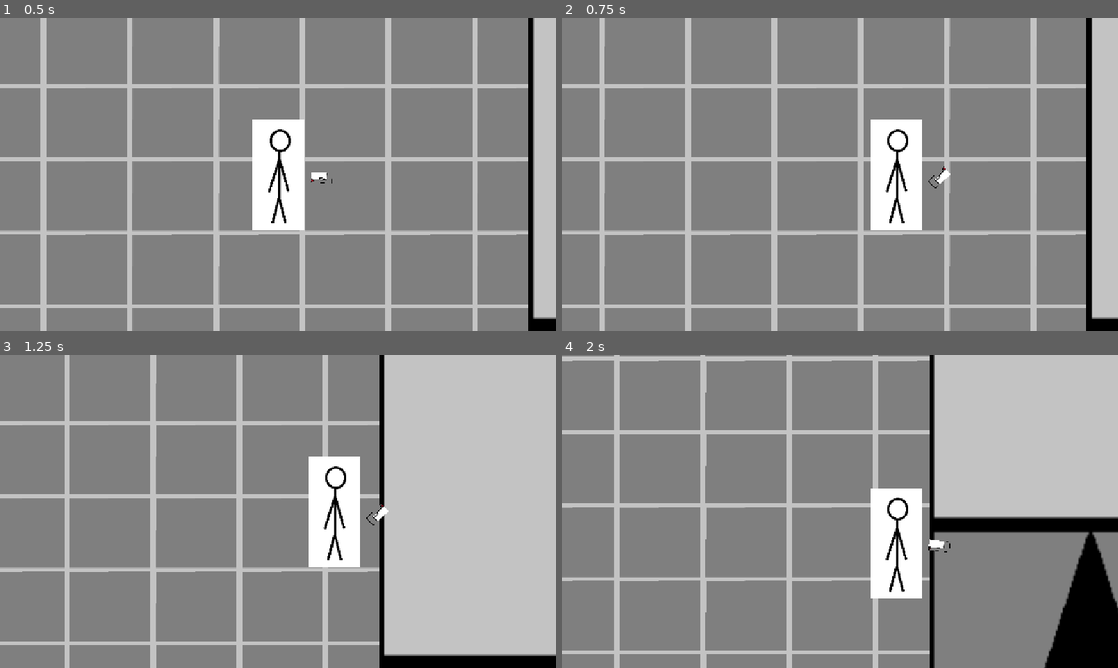
Above: before the commit, frames 1-4 (two rows, left to right).
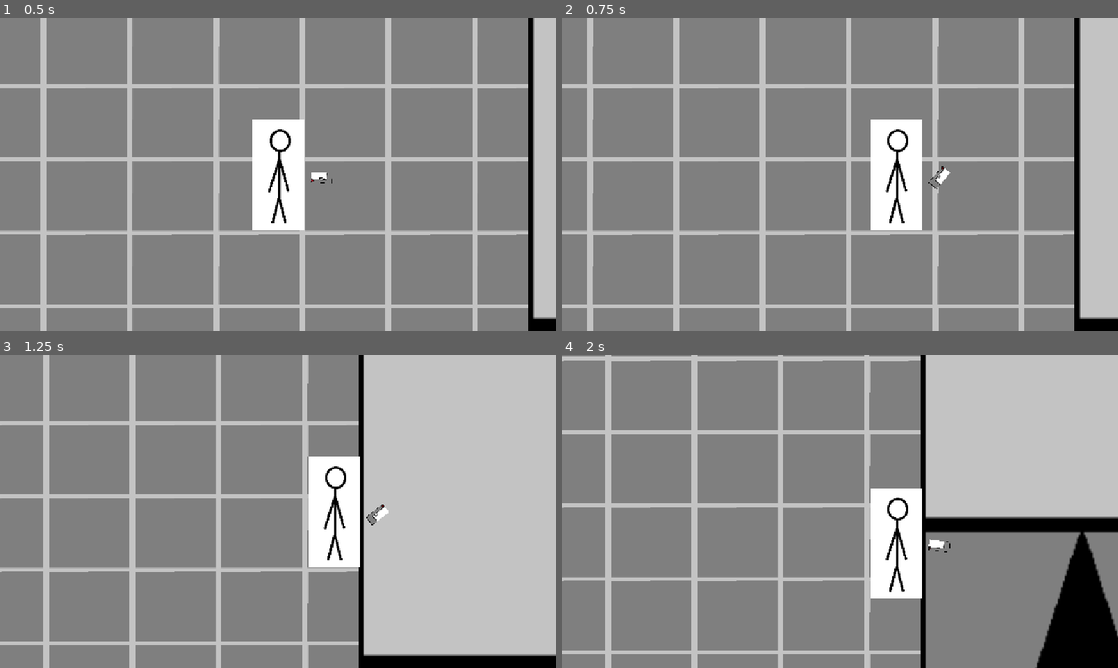
Above: after the commit, the same moments.

Repository: Operr-Omucc/bizo
Game: Godot game, scene res://mundo.tscn
Same seed, same stepped clock (60 frames per second), same inputs: the game is played once before the commit and once after it.
Inputs (mouse positions are in pixels of both pictures, inside the frame that each line leads up to):
- Up to frame 1 (0.5 s): no input
- Up to frame 2 (0.75 s): tap Enter at 0.5 s; move the mouse to (962, 158) at 0.52 s; hold D (Derecha) from 0.53 s (still down); tap Shift (Dash) at 0.6 s
- Up to frame 3 (1.25 s): keep holding D (Derecha)
- Up to frame 4 (2 s): move the mouse to (728, 527) at 1.27 s; release D (Derecha) at 1.28 s; hold S (Abajo) from 1.28 s (still down); click (728, 527) at 1.35 s

Frame 1 is identical in both runs. In frame 2, 15% of the frame differs, in the area x 4-96%, y 0-100%; in frame 3, 12%; in frame 4, 11%.

Commit message:
Upd 7/3
Monedas añadidas

Diff:
--- a/Escenas/arma.tscn
+++ b/Escenas/arma.tscn
@@ -1,6 +1,6 @@
 [gd_scene load_steps=4 format=3 uid="uid://s344qxt8ci67"]
 
-[ext_resource type="Script" uid="uid://cul31yd00pbl8" path="res://arma.gd" id="1_go1l7"]
+[ext_resource type="Script" uid="uid://cul31yd00pbl8" path="res://Scripts/arma.gd" id="1_go1l7"]
 [ext_resource type="Texture2D" uid="uid://b30jd6r0h1uy7" path="res://Sprites/Arma.png" id="2_00gnc"]
 
 [sub_resource type="RectangleShape2D" id="RectangleShape2D_yua7b"]
--- a/Escenas/enemigo.tscn
+++ b/Escenas/enemigo.tscn
@@ -7,13 +7,16 @@
 size = Vector2(18.7757, 19.7045)
 
 [sub_resource type="RectangleShape2D" id="RectangleShape2D_24lda"]
-size = Vector2(20, 19.0911)
+size = Vector2(20, 19.8566)
 
 [node name="Enemigo" type="CharacterBody2D"]
 scale = Vector2(0.233266, 0.282042)
 collision_layer = 3
 collision_mask = 3
 script = ExtResource("1_24lda")
+
+[node name="NavigationAgent2D" type="NavigationAgent2D" parent="."]
+path_postprocessing = 1
 
 [node name="Enemigo" type="Sprite2D" parent="."]
 position = Vector2(2, 1)
@@ -29,7 +32,7 @@
 collision_mask = 3
 
 [node name="CollisionShape2D" type="CollisionShape2D" parent="Area2D"]
-position = Vector2(0, 1.49998)
+position = Vector2(0, 1.77278)
 scale = Vector2(26.7602, 40.1758)
 shape = SubResource("RectangleShape2D_24lda")
 
--- /dev/null
+++ b/Escenas/moneda.gd
@@ -0,0 +1,6 @@
+extends StaticBody2D
+
+func _on_area_2d_body_entered(body: Node2D) -> void:
+	if body.is_in_group("personaje"):
+		body.money += 1
+		queue_free()
--- /dev/null
+++ b/Escenas/moneda.tscn
@@ -0,0 +1,29 @@
+[gd_scene load_steps=5 format=3 uid="uid://b47o0srcpivqu"]
+
+[ext_resource type="Texture2D" uid="uid://u2h1aq6t35l7" path="res://Sprites/moneda.png" id="1_k7ceu"]
+[ext_resource type="Script" uid="uid://bjmt0ym25uaf2" path="res://Escenas/moneda.gd" id="1_n1bbm"]
+
+[sub_resource type="CircleShape2D" id="CircleShape2D_n1bbm"]
+radius = 44.1022
+
+[sub_resource type="CircleShape2D" id="CircleShape2D_ypqmy"]
+radius = 44.0
+
+[node name="Moneda" type="StaticBody2D"]
+script = ExtResource("1_n1bbm")
+
+[node name="CollisionShape2D" type="CollisionShape2D" parent="."]
+shape = SubResource("CircleShape2D_n1bbm")
+
+[node name="Moneda" type="Sprite2D" parent="."]
+position = Vector2(-6.10352e-05, -1.52588e-05)
+scale = Vector2(0.134109, 0.146067)
+texture = ExtResource("1_k7ceu")
+
+[node name="Area2D" type="Area2D" parent="."]
+scale = Vector2(1.20729, 1.09541)
+
+[node name="CollisionShape2D" type="CollisionShape2D" parent="Area2D"]
+shape = SubResource("CircleShape2D_ypqmy")
+
+[connection signal="body_entered" from="Area2D" to="." method="_on_area_2d_body_entered"]
--- a/Escenas/personaje.tscn
+++ b/Escenas/personaje.tscn
@@ -4,7 +4,7 @@
 [ext_resource type="Texture2D" uid="uid://d18t00yxsu617" path="res://Sprites/personaje.png" id="1_ly3pf"]
 
 [sub_resource type="RectangleShape2D" id="RectangleShape2D_0a5x8"]
-size = Vector2(108, 228)
+size = Vector2(99.1894, 212.332)
 
 [node name="Personaje" type="CharacterBody2D"]
 script = ExtResource("1_0a5x8")
@@ -13,6 +13,8 @@
 texture = ExtResource("1_ly3pf")
 
 [node name="CollisionShape2D" type="CollisionShape2D" parent="."]
+position = Vector2(0, 0.500003)
+scale = Vector2(1.02396, 1.04627)
 shape = SubResource("RectangleShape2D_0a5x8")
 
 [node name="Camera2D" type="Camera2D" parent="."]
--- a/Scripts/enemigo.gd
+++ b/Scripts/enemigo.gd
@@ -1,9 +1,36 @@
 extends CharacterBody2D
+@onready var navigation_agent: NavigationAgent2D = $NavigationAgent2D
+@onready var target=%Personaje
+@onready var coin=preload("res://Escenas/moneda.tscn")
+
+var speed=150
+
+func _ready() -> void:
+	set_physics_process(false)
+	call_deferred("wait_for_physics")
+
+func wait_for_physics():
+	await get_tree().physics_frame
+	set_physics_process(true)
 
 #Funcion para eliminar personaje + deteccion de colision con bala
 func _on_area_2d_body_entered(body):
 	if body.name=="Personaje":
 		body.queue_free()
 	elif body.is_in_group("bala"):
-		queue_free()
-		body.queue_free()
+		var coin_instance = coin.instantiate()
+		coin_instance.add_to_group("coins")
+		coin_instance.position = global_position
+
+		get_parent().call_deferred("add_child", coin_instance)  # safe add
+		call_deferred("queue_free")  # safely delete self
+		body.call_deferred("queue_free")  # safely delete bullet
+
+#funcion que se ejecuta cada segundo, funciona tambien para detectar la posicion del jugador y perseguirlo
+func _physics_process(_delta):
+	if target!=null:
+		if navigation_agent.is_navigation_finished() and target.global_position==navigation_agent.target_position:
+			return
+		navigation_agent.target_position = target.global_position
+		velocity = global_position.direction_to(navigation_agent.get_next_path_position()) * speed
+	move_and_slide()
--- a/Scripts/personaje.gd
+++ b/Scripts/personaje.gd
@@ -3,10 +3,11 @@
 @onready var personaje = %Personaje
 var speed = 500
 var cooldown:bool = true
-
+var money:int
 
 #Movimiento basico
 func _physics_process(_delta):
+	personaje.add_to_group("personaje")
 	var direccion = Input.get_vector("Izquierda","Derecha","Arriba","Abajo")
 	velocity = direccion * speed
 	if Input.is_action_just_pressed("Dash") && cooldown:
--- a/mundo.tscn
+++ b/mundo.tscn
@@ -6,26 +6,33 @@
 [ext_resource type="PackedScene" uid="uid://s344qxt8ci67" path="res://Escenas/arma.tscn" id="4_aou4a"]
 [ext_resource type="PackedScene" uid="uid://cywd45tc337tm" path="res://Escenas/enemigo.tscn" id="4_otwa2"]
 
+[sub_resource type="NavigationPolygon" id="NavigationPolygon_aou4a"]
+vertices = PackedVector2Array(-238.922, 816.852, 1025.95, 1315.2, -1572.01, 1315.99, -363.078, 816.852, -1573.52, -67.8203, -1127.88, -67.8203, -363.078, -1035.8, -1127.88, -1409.13, 1025.95, -1409.79, -238.922, -1035.8)
+polygons = Array[PackedInt32Array]([PackedInt32Array(0, 1, 2, 3), PackedInt32Array(3, 2, 4, 5), PackedInt32Array(6, 3, 5, 7), PackedInt32Array(6, 7, 8, 9), PackedInt32Array(8, 1, 0, 9)])
+outlines = Array[PackedVector2Array]([PackedVector2Array(-1585, -1419, 1674, -1420, 1674, 1325, -1582, 1326)])
+
 [node name="Mundo" type="Node2D"]
 
 [node name="Reparo-ejeY" type="Node" parent="."]
 
-[node name="Escenario" type="Node" parent="Reparo-ejeY"]
-
-[node name="Piso" parent="Reparo-ejeY/Escenario" instance=ExtResource("1_fw4w5")]
+[node name="Piso" parent="Reparo-ejeY" instance=ExtResource("1_fw4w5")]
 position = Vector2(29, -47)
 scale = Vector2(6.53296, 5.81519)
 
-[node name="Pared2" parent="Reparo-ejeY/Escenario" instance=ExtResource("3_fw4w5")]
+[node name="Navegacion+paredes" type="NavigationRegion2D" parent="Reparo-ejeY"]
+navigation_polygon = SubResource("NavigationPolygon_aou4a")
+
+[node name="Pared2" parent="Reparo-ejeY/Navegacion+paredes" instance=ExtResource("3_fw4w5")]
 position = Vector2(1371, -43)
 scale = Vector2(3.60264, 5.97552)
 
-[node name="Pared" parent="Reparo-ejeY/Escenario" instance=ExtResource("3_fw4w5")]
+[node name="Pared" parent="Reparo-ejeY/Navegacion+paredes" instance=ExtResource("3_fw4w5")]
 position = Vector2(-1359, -753)
 scale = Vector2(2.37764, 2.84486)
 
-[node name="Pared3" parent="Reparo-ejeY/Escenario" instance=ExtResource("3_fw4w5")]
+[node name="Pared3" parent="Reparo-ejeY/Navegacion+paredes" instance=ExtResource("3_fw4w5")]
 position = Vector2(-301, -114)
+scale = Vector2(0.56, 3.88)
 
 [node name="Personaje" parent="Reparo-ejeY" instance=ExtResource("2_otwa2")]
 unique_name_in_owner = true
@@ -36,4 +43,4 @@
 scale = Vector2(0.244753, 0.150435)
 
 [node name="Enemigo" parent="Reparo-ejeY" instance=ExtResource("4_otwa2")]
-position = Vector2(-605, -145)
+position = Vector2(-856, -95)
Not shown, added: Escenas/moneda.gd.uid
Renamed: arma.gd -> Scripts/arma.gd
Renamed: arma.gd.uid -> Scripts/arma.gd.uid
Binary file added: Sprites/moneda.png
Not shown, added: Sprites/moneda.png.import
Not shown: 1 places in mundo.tscn that only renumber resources
